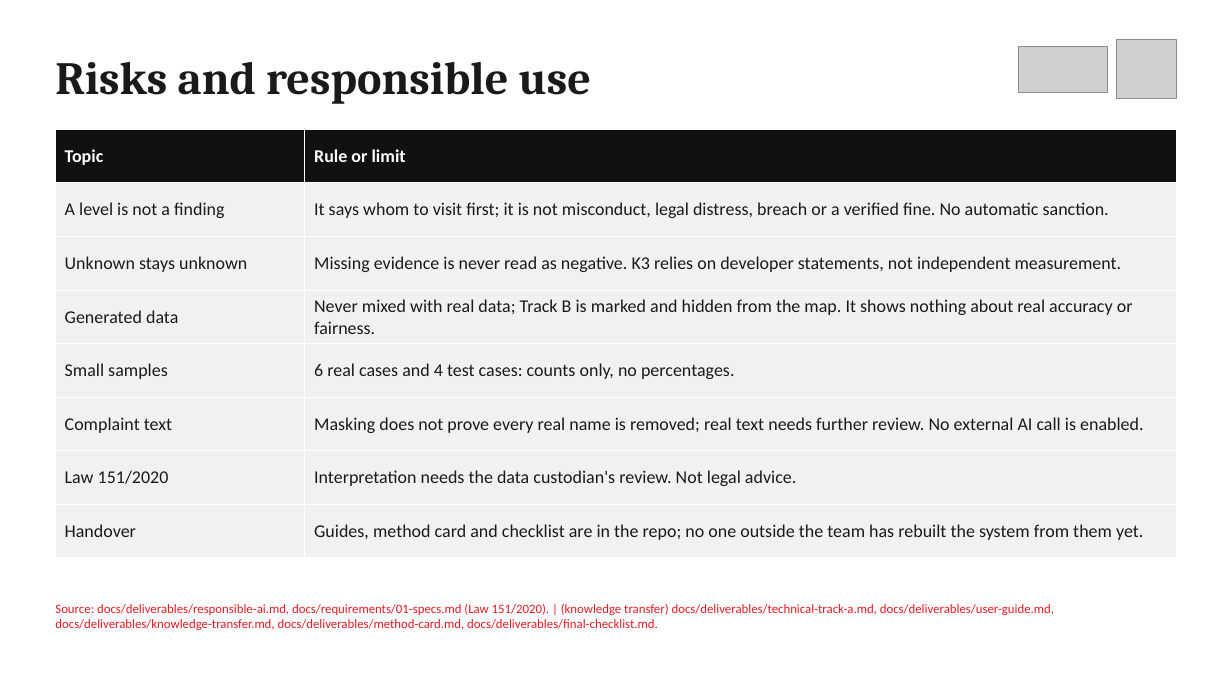
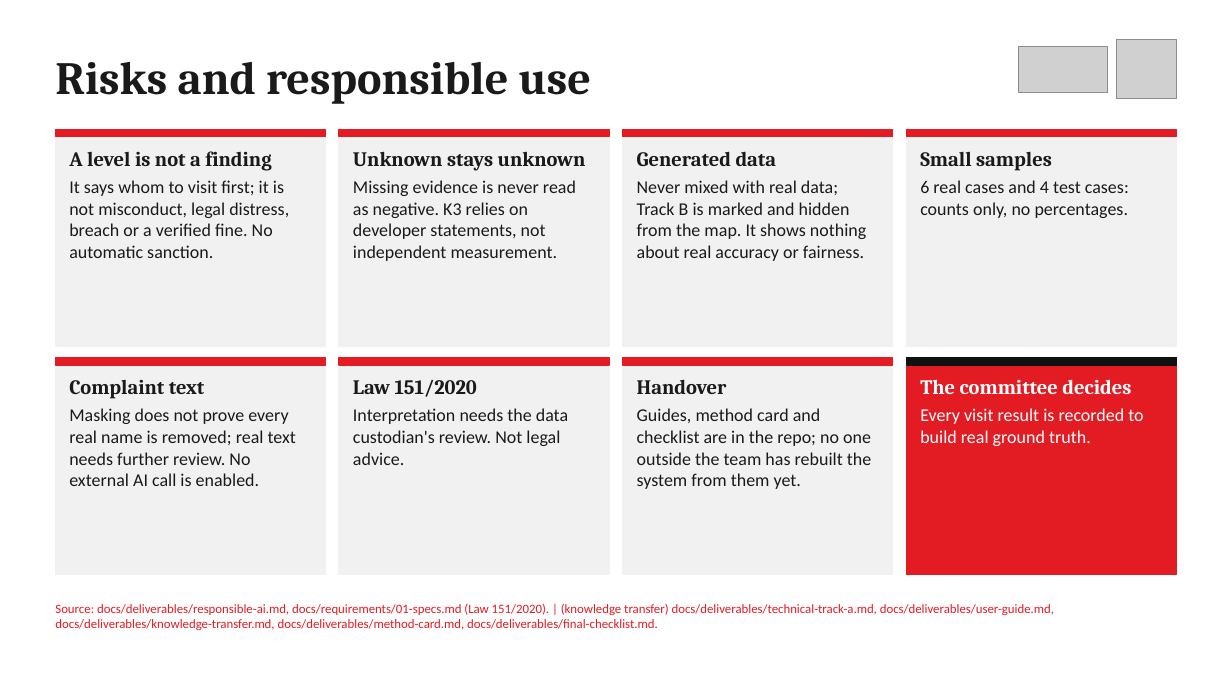
Before and after one commit to elsayedelmandoh/spaceeye-geoai, a slide deck: slide 12 of docs/deliverables/01-presentation/presentation.pptx. Drawn at 1232x693 pixels with LibreOffice and Linux fonts; fonts in the diff are those of the drawing; grey boxes stand for pictures. Boxes give left, top, right and bottom in pixels: in the first picture for what was removed or moved away, otherwise in the second. Text is boxed around its words. In the diff, an @@ line names an element or a change of style, - is before the commit and + after.

```diff
--- a/docs/deliverables/01-presentation/presentation.pptx
+++ b/docs/deliverables/01-presentation/presentation.pptx
@@ table removed at (55, 129, 1177, 544), 8 rows, 2 columns @@
-Topic | Rule or limit
-A level is not a finding | It says whom to visit first; it is not misconduct, legal distress, breach or a verified fine. No automatic sanction.
-Unknown stays unknown | Missing evidence is never read as negative. K3 relies on developer statements, not independent measurement.
-Generated data | Never mixed with real data; Track B is marked and hidden from the map. It shows nothing about real accuracy or fairness.
-Small samples | 6 real cases and 4 test cases: counts only, no percentages.
-Complaint text | Masking does not prove every real name is removed; real text needs further review. No external AI call is enabled.
-Law 151/2020 | Interpretation needs the data custodian's review. Not legal advice.
-Handover | Guides, method card and checklist are in the repo; no one outside the team has rebuilt the system from them yet.
@@ rectangle added at (55, 129, 325, 347), fill #F1F1F1, outline #F1F1F1 1 pt @@
@@ rectangle added at (55, 129, 325, 137), fill #E31B23, outline #E31B23 1 pt @@
@@ rectangle added at (339, 129, 609, 347), fill #F1F1F1, outline #F1F1F1 1 pt @@
@@ rectangle added at (339, 129, 609, 137), fill #E31B23, outline #E31B23 1 pt @@
@@ rectangle added at (623, 129, 893, 347), fill #F1F1F1, outline #F1F1F1 1 pt @@
@@ rectangle added at (623, 129, 893, 137), fill #E31B23, outline #E31B23 1 pt @@
@@ rectangle added at (907, 129, 1177, 347), fill #F1F1F1, outline #F1F1F1 1 pt @@
@@ rectangle added at (907, 129, 1177, 137), fill #E31B23, outline #E31B23 1 pt @@
@@ text added at (69, 151, 289, 258), 14 pt, text #1A1A1A @@
+A level is not a finding
+It says whom to visit first; it is not misconduct, legal distress, breach or a verified fine. No automatic sanction.
@@ text added at (353, 151, 586, 261), 14 pt, text #1A1A1A @@
+Unknown stays unknown
+Missing evidence is never read as negative. K3 relies on developer statements, not independent measurement.
@@ text added at (637, 151, 866, 261), 14 pt, text #1A1A1A @@
+Generated data
+Never mixed with real data; Track B is marked and hidden from the map. It shows nothing about real accuracy or fairness.
@@ text added at (920, 151, 1129, 218), 14 pt, text #1A1A1A @@
+Small samples
+6 real cases and 4 test cases: counts only, no percentages.
@@ rectangle added at (55, 358, 325, 575), fill #F1F1F1, outline #F1F1F1 1 pt @@
@@ rectangle added at (55, 358, 325, 365), fill #E31B23, outline #E31B23 1 pt @@
@@ rectangle added at (339, 358, 609, 575), fill #F1F1F1, outline #F1F1F1 1 pt @@
@@ rectangle added at (339, 358, 609, 365), fill #E31B23, outline #E31B23 1 pt @@
@@ rectangle added at (623, 358, 893, 575), fill #F1F1F1, outline #F1F1F1 1 pt @@
@@ rectangle added at (623, 358, 893, 365), fill #E31B23, outline #E31B23 1 pt @@
@@ rectangle added at (907, 358, 1177, 575), fill #E31B23, outline #E31B23 1 pt @@
@@ rectangle added at (907, 358, 1177, 365), fill #111111, outline #111111 1 pt @@
@@ text added at (69, 380, 296, 486), 14 pt, text #1A1A1A @@
+Complaint text
+Masking does not prove every real name is removed; real text needs further review. No external AI call is enabled.
@@ text added at (353, 380, 568, 465), 14 pt, text #1A1A1A @@
+Law 151/2020
+Interpretation needs the data custodian's review. Not legal advice.
@@ text added at (637, 379, 871, 489), 14 pt, text #1A1A1A @@
+Handover
+Guides, method card and checklist are in the repo; no one outside the team has rebuilt the system from them yet.
@@ text added at (920, 379, 1143, 446), 14 pt, text #FFFFFF @@
+The committee decides
+Every visit result is recorded to build real ground truth.
```
Also in this commit, not shown: 9 other slides changed, 8 other files.
